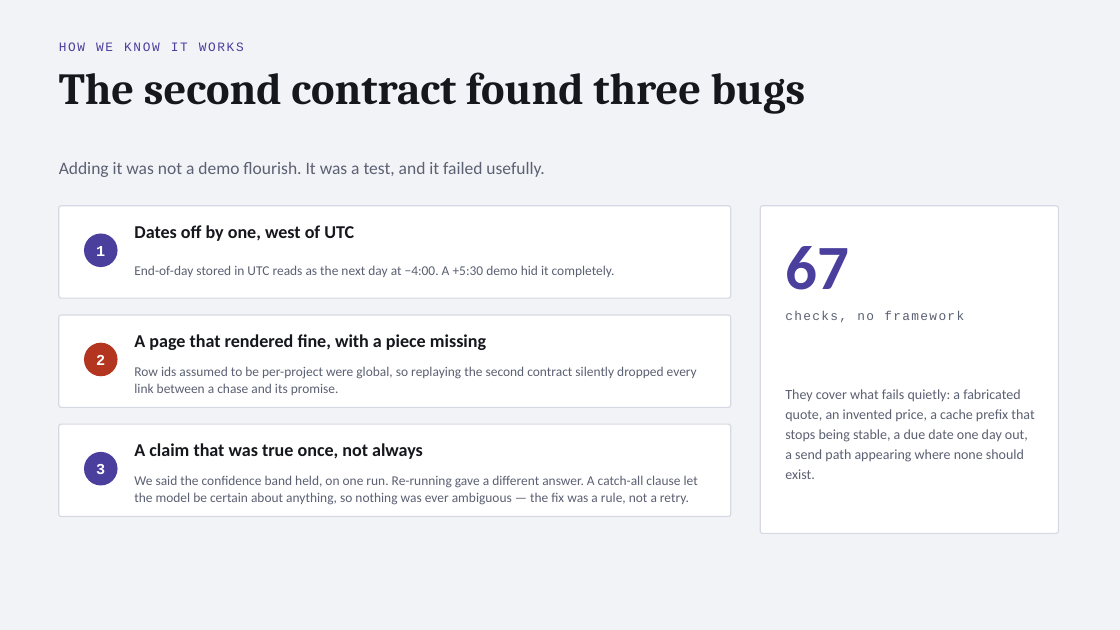
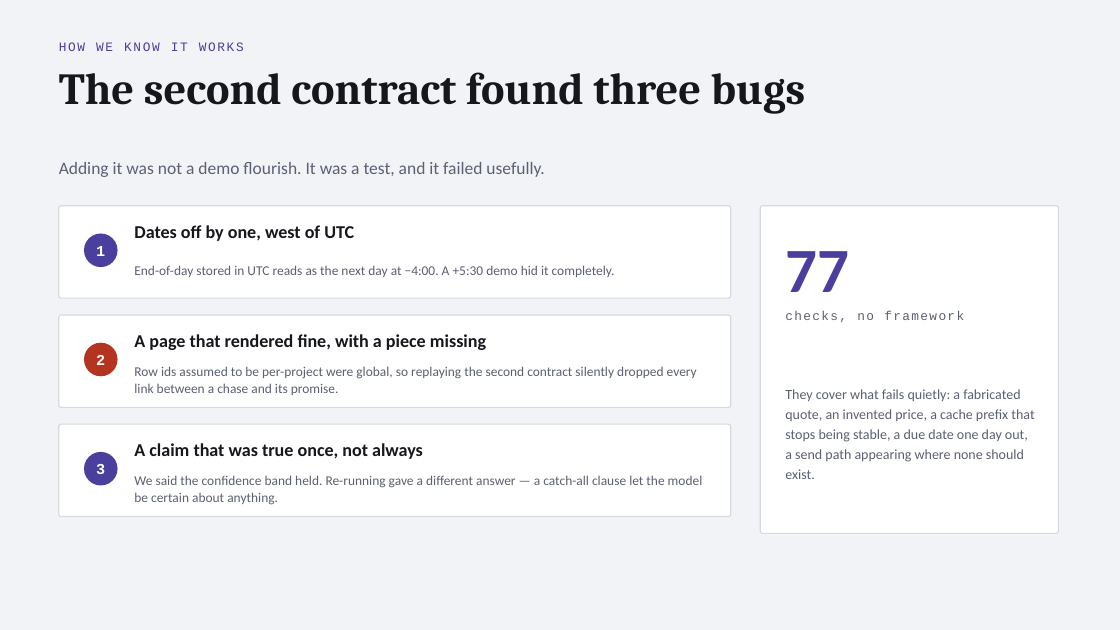
Before and after one commit to AMREESHAYS/chief-of-staff, a slide deck: slide 9 of deck/chief-of-staff.pptx. Drawn at 1120x630 pixels with LibreOffice and Linux fonts; fonts in the diff are those of the drawing. Boxes give left, top, right and bottom in pixels: in the first picture for what was removed or moved away, otherwise in the second. Text is boxed around its words. In the diff, an @@ line names an element or a change of style, - is before the commit and + after.

```diff
--- a/deck/chief-of-staff.pptx
+++ b/deck/chief-of-staff.pptx
@@ text at (785, 251, 849, 292): text changed @@
-67
+77
@@ text at (134, 475, 703, 505): text changed @@
-We said the confidence band held, on one run. Re-running gave a different answer. A catch-all clause let the model be certain about anything, so nothing was ever ambiguous — the fix was a rule, not a retry.
+We said the confidence band held. Re-running gave a different answer — a catch-all clause let the model be certain about anything.
```
Also in this commit, not shown: 7 other slides changed, 1 other file.
